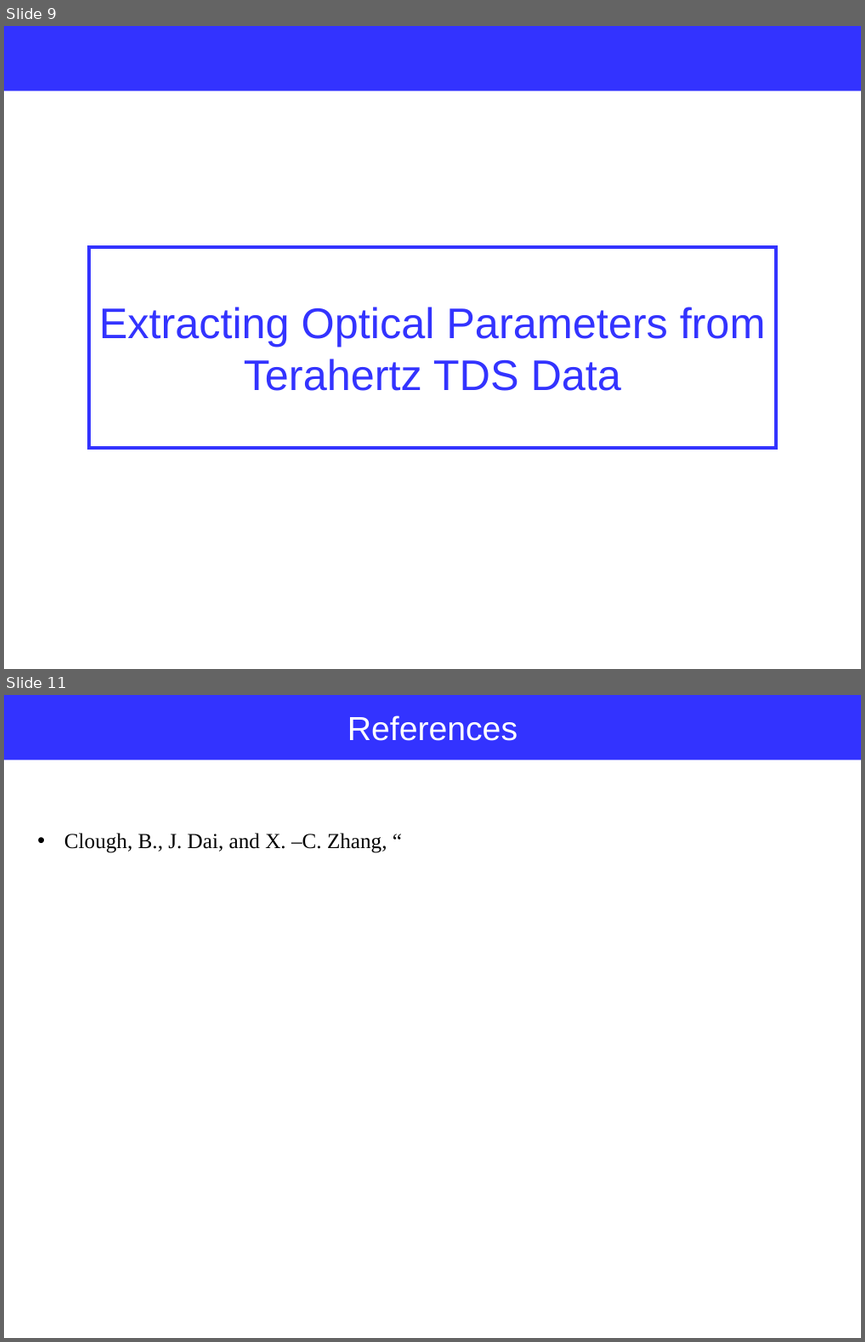
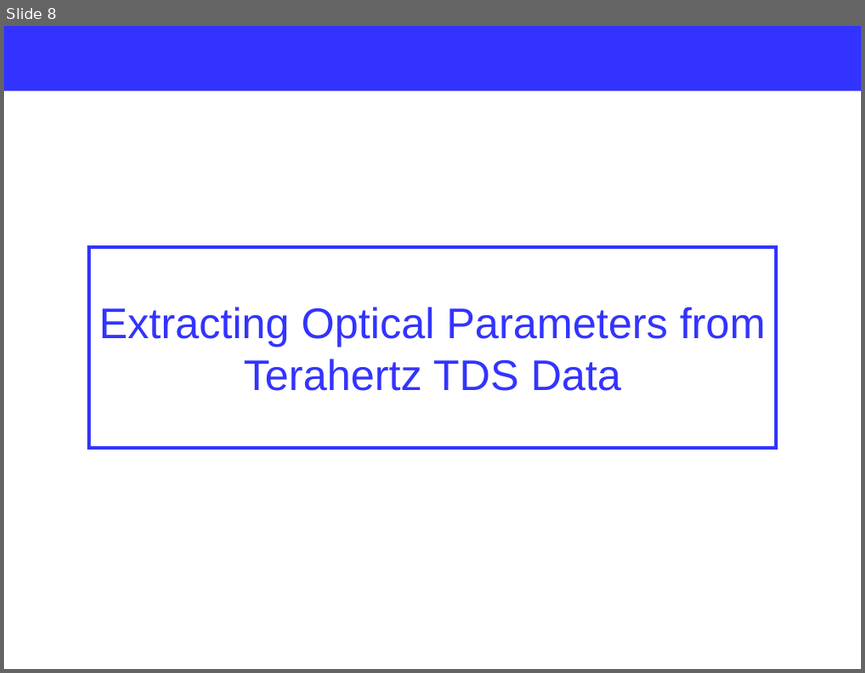
Before and after one commit to jglee96/NBTP_Lab, a slide deck: Terahertz Metrology/Ch2/Terahertz Metrology_Ch2.pptx. Shown one above the other, each under a label of ours: slides 9 and 11 before the commit, slide 8 after it; the slides between them are not shown. The pictures are 865x1342 and 865x673 pixels, drawn with LibreOffice and Linux fonts; fonts in the diff are those of the drawing. Boxes give left, top, right and bottom in pixels: in the first picture for what was removed or moved away, otherwise in the second. Text is boxed around its words. In the diff, an @@ line names an element or a change of style, - is before the commit and + after.

```diff
--- a/Terahertz Metrology/Ch2/Terahertz Metrology_Ch2.pptx
+++ b/Terahertz Metrology/Ch2/Terahertz Metrology_Ch2.pptx
@@ slide 11 removed at box(4, 695, 861, 1338), background #FFFFFF @@
@@ rectangle removed at box(4, 695, 861, 760) @@
-References
@@ text removed at box(64, 833, 387, 853) @@
-• Clough, B., J. Dai, and X. –C. Zhang, “
@@ what was slide 9 is now slide 8 @@
```
Also in this commit, not shown: 2 slides changed, 3 slides added, 1 other slide removed, 5 other files.
